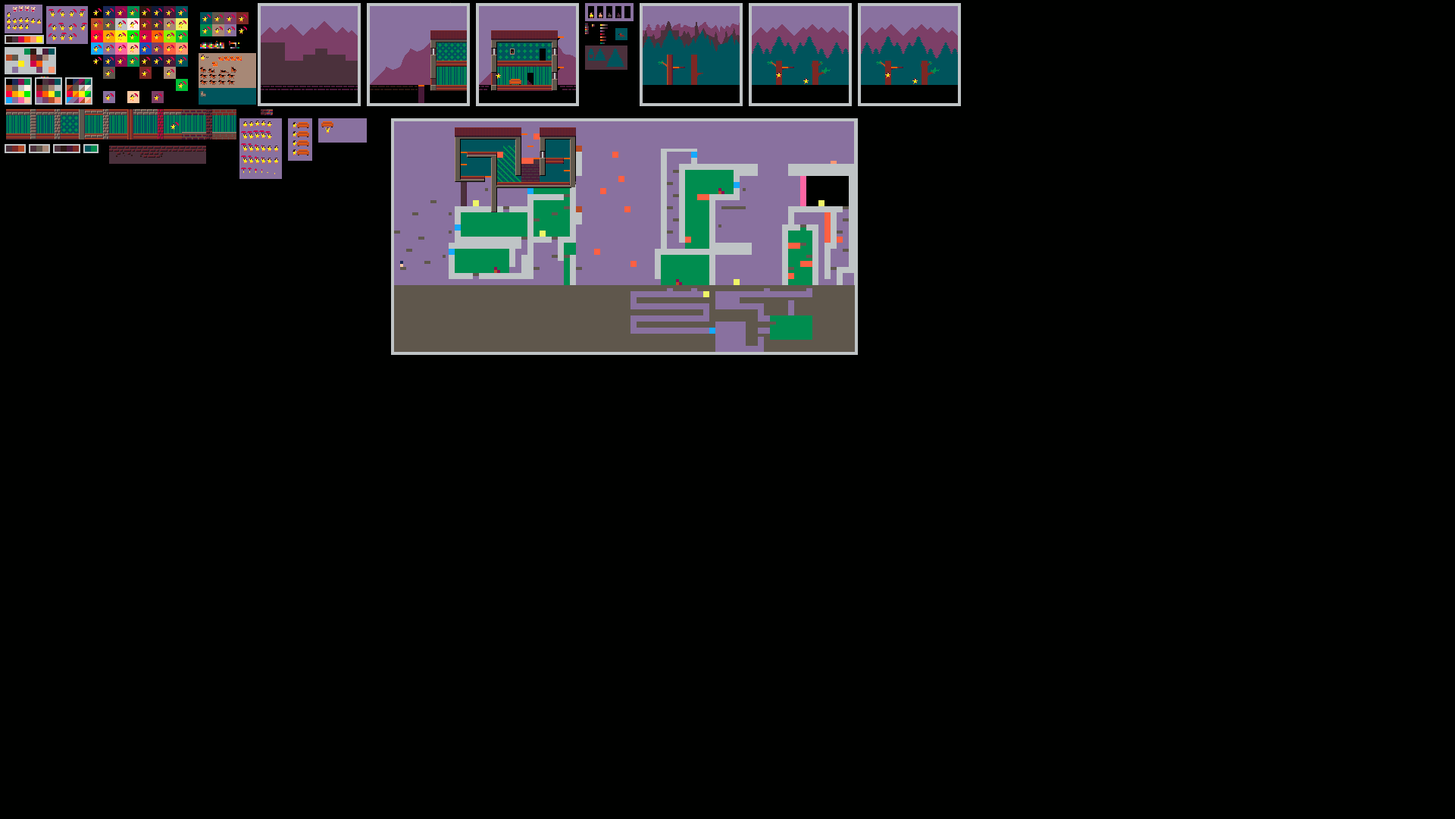
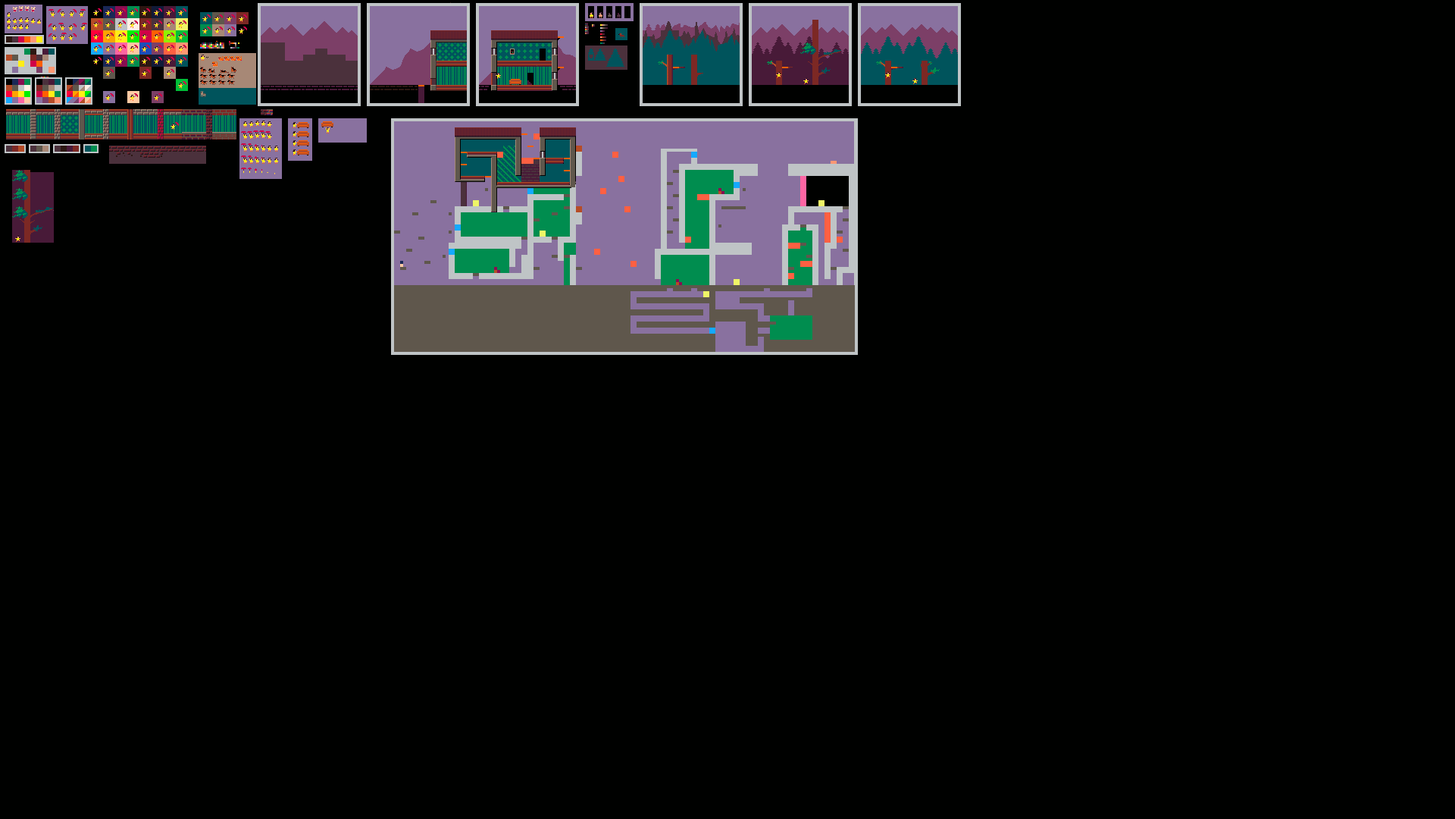
Layer changes from the first 1455 x 819 image to the second:
painted on "Background" over [12, 19, 849, 243]
